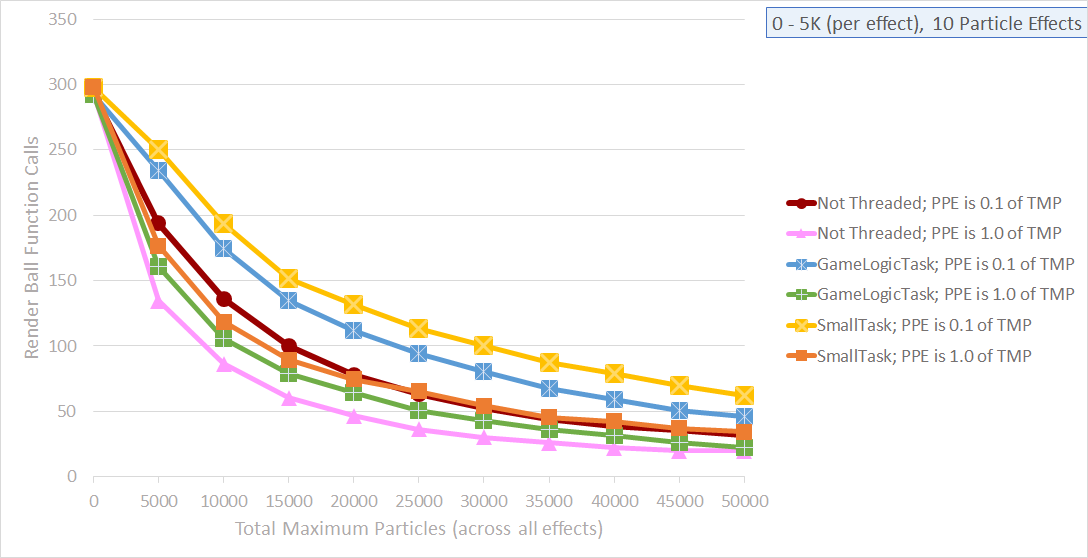
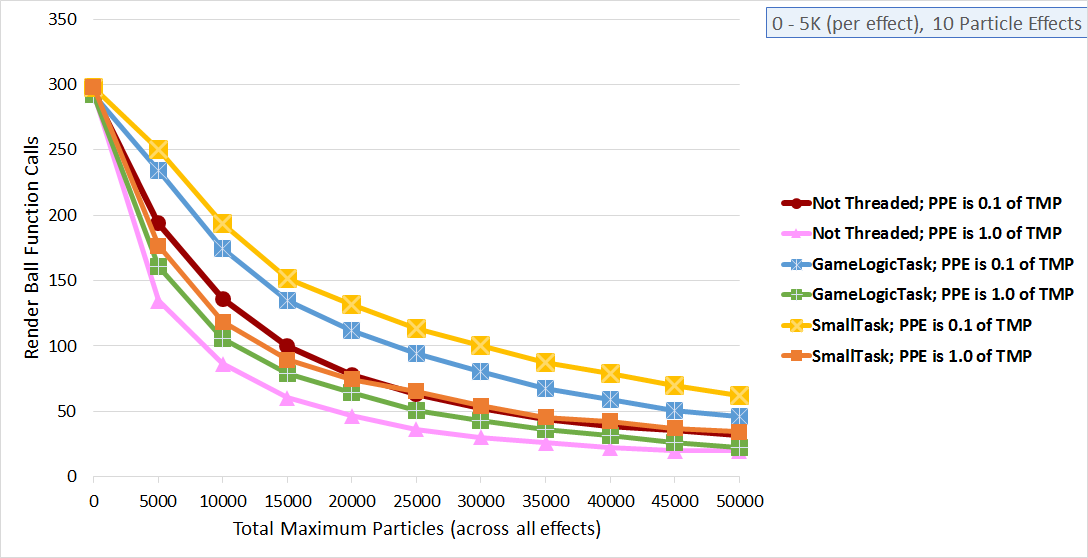
Revision of a layered w=1088, h=558 image; what changed, layer by layer:
added layer "Layer 3" above "Layer 2" over [23, 13, 1075, 539]
